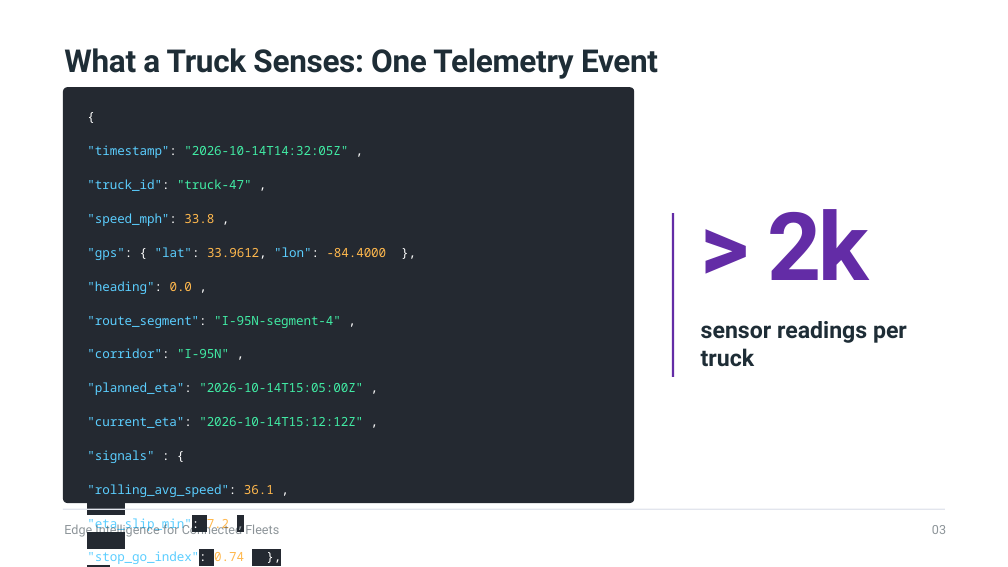
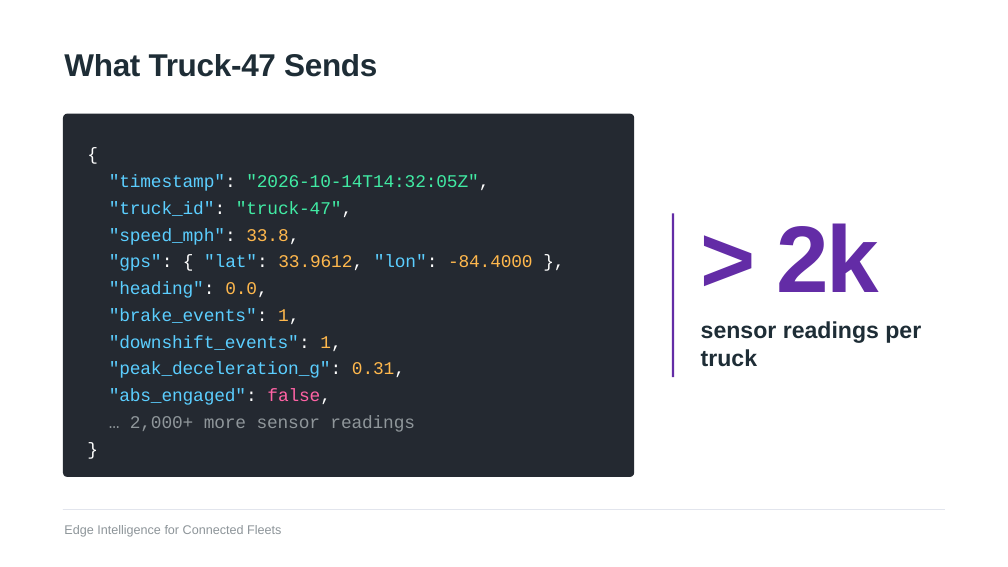
Before and after one commit to david-streamlio/fleet-trilogy, a slide deck: slide 18 of talks/talk1-edge-intelligence/slides/Edge-Intelligence-for-Connected-Fleets.pptx (slide 17 before the commit). Drawn at 1008x567 pixels with LibreOffice and Linux fonts; fonts in the diff are those of the drawing. Boxes give left, top, right and bottom in pixels: in the first picture for what was removed or moved away, otherwise in the second. Text is boxed around its words. In the diff, an @@ line names an element or a change of style, - is before the commit and + after.

```diff
--- a/talks/talk1-edge-intelligence/slides/Edge-Intelligence-for-Connected-Fleets.pptx
+++ b/talks/talk1-edge-intelligence/slides/Edge-Intelligence-for-Connected-Fleets.pptx
@@ text at (64,54,377,77): text changed; font Roboto to Arial @@
-What a Truck Senses: One Telemetry Event
+What Truck-47 Sends
@@ rounded rectangle: place and size @@
-rounded rectangle at (63,87,634,503)
+rounded rectangle at (63,113,634,477)
@@ rounded rectangle at (63,113,634,477): proportions changed @@
@@ text added at (86,135,627,163), 25.5 pt, text #FFFFFF @@
+{
@@ text removed at (87,145,387,565) @@
-{
-"timestamp": "2026-10-14T14:32:05Z" ,
-"truck_id": "truck-47" ,
-"speed_mph": 33.8 ,
-"gps": { "lat": 33.9612, "lon": -84.4000 },
-"heading": 0.0 ,
-"route_segment": "I-95N-segment-4" ,
-"corridor": "I-95N" ,
-"planned_eta": "2026-10-14T15:05:00Z" ,
-"current_eta": "2026-10-14T15:12:12Z" ,
-"signals" : {
-"rolling_avg_speed": 36.1 ,
-"eta_slip_min": 7.2 ,
-"stop_go_index": 0.74 },
-"brake_events": 1 ,
-"downshift_events": 1 ,
-"peak_deceleration_g": 0.31 ,
-"abs_engaged": false }
@@ text added at (109,175,489,191), 25.5 pt, text #41EBA4 @@
+"timestamp": "2026-10-14T14:32:05Z",
@@ text added at (109,201,352,217), 25.5 pt, text #5BCEFF @@
+"truck_id": "truck-47",
@@ text added at (109,228,299,245), 25.5 pt, text #5BCEFF @@
+"speed_mph": 33.8,
@@ text "> 2k" at (777,223,879,292): font Roboto to Arial; line spacing 0.73 to 0.87 @@
@@ text added at (109,255,533,271), 25.5 pt, text #5BCEFF @@
+"gps": { "lat": 33.9612, "lon": -84.4000 },
@@ text added at (109,282,268,298), 25.5 pt, text #5BCEFF @@
+"heading": 0.0,
@@ text added at (109,309,299,324), 25.5 pt, text #5BCEFF @@
+"brake_events": 1,
@@ text "sensor readings per truck" at (701,321,921,367): font Roboto to Arial @@
@@ text added at (109,335,341,351), 25.5 pt, text #5BCEFF @@
+"downshift_events": 1,
@@ text added at (109,362,405,378), 25.5 pt, text #5BCEFF @@
+"peak_deceleration_g": 0.31,
@@ text added at (109,389,331,405), 25.5 pt, text #5BCEFF @@
+"abs_engaged": false,
@@ text added at (130,416,415,432), 25.5 pt, text #8F969A @@
+… 2,000+ more sensor readings
@@ text added at (86,429,627,458), 25.5 pt, text #FFFFFF @@
+}
@@ text "Edge Intelligence for Connected Fleets" at (64,525,281,537): font Roboto to Arial @@
@@ text removed at (932,525,946,534) @@
-03
```
Also in this commit, not shown: 18 other slides changed, 10 slides added, 7 slides removed, 1 other file.
